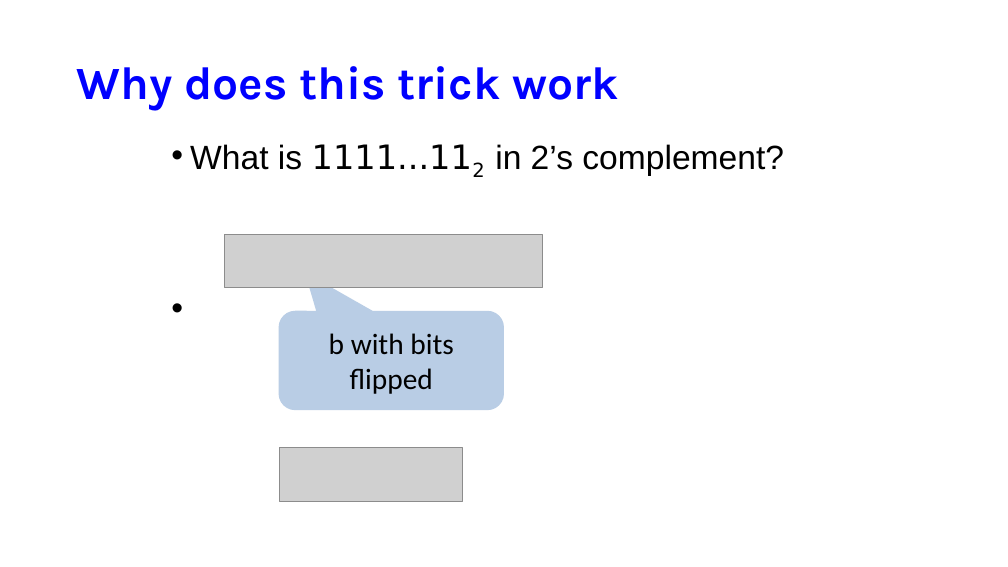
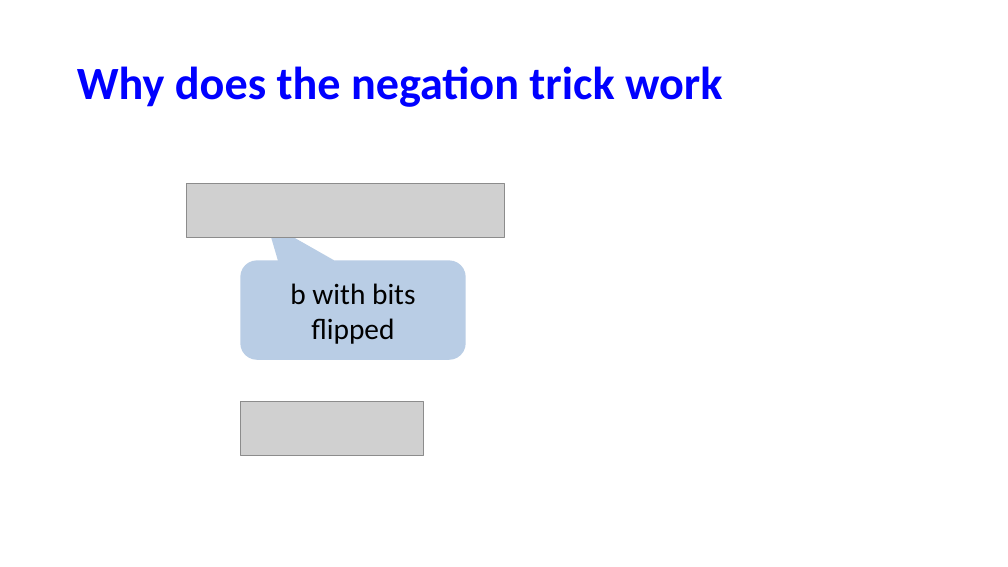
Before and after one commit to NYU-CSO/nyu-cso.github.io, a slide deck: slide 5 of notes/02-bits_bytes_int_cont.pptx (slide 15 before the commit). Drawn at 1008x567 pixels with LibreOffice and Linux fonts; fonts in the diff are those of the drawing; grey boxes stand for pictures. Boxes give left, top, right and bottom in pixels: in the first picture for what was removed or moved away, otherwise in the second. Text is boxed around its words. In the diff, an @@ line names an element or a change of style, - is before the commit and + after.

```diff
--- a/notes/02-bits_bytes_int_cont.pptx
+++ b/notes/02-bits_bytes_int_cont.pptx
@@ title at <box>77,66,722,107</box>: text changed; font Karla to Calibri @@
-Why does this trick work
+Why does the negation trick work
@@ text removed at <box>190,144,784,176</box> @@
-• What is 1111...112 in 2’s complement?
@@ picture added at <box>186,184,504,237</box> @@
@@ picture removed at <box>225,234,542,288</box> @@
@@ rounded speech box "b with bits flipped": place and size @@
-rounded speech box "b with bits flipped" at <box>279,311,504,410</box>
+rounded speech box "b with bits flipped" at <box>240,260,466,359</box>
@@ picture added at <box>240,402,423,455</box> @@
@@ picture removed at <box>280,448,463,501</box> @@
```
Also in this commit, not shown: 15 other slides changed, 5 slides added, 23 slides removed, 1 other file.
